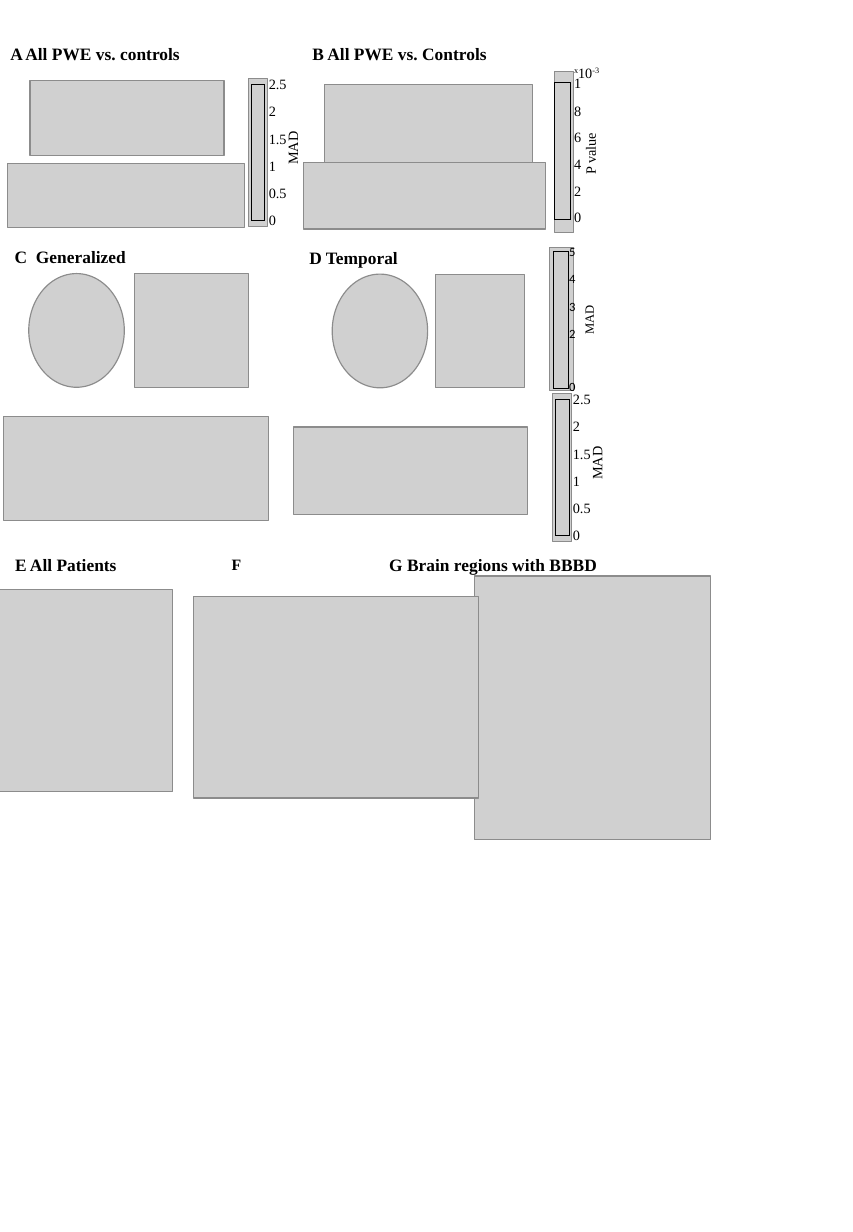
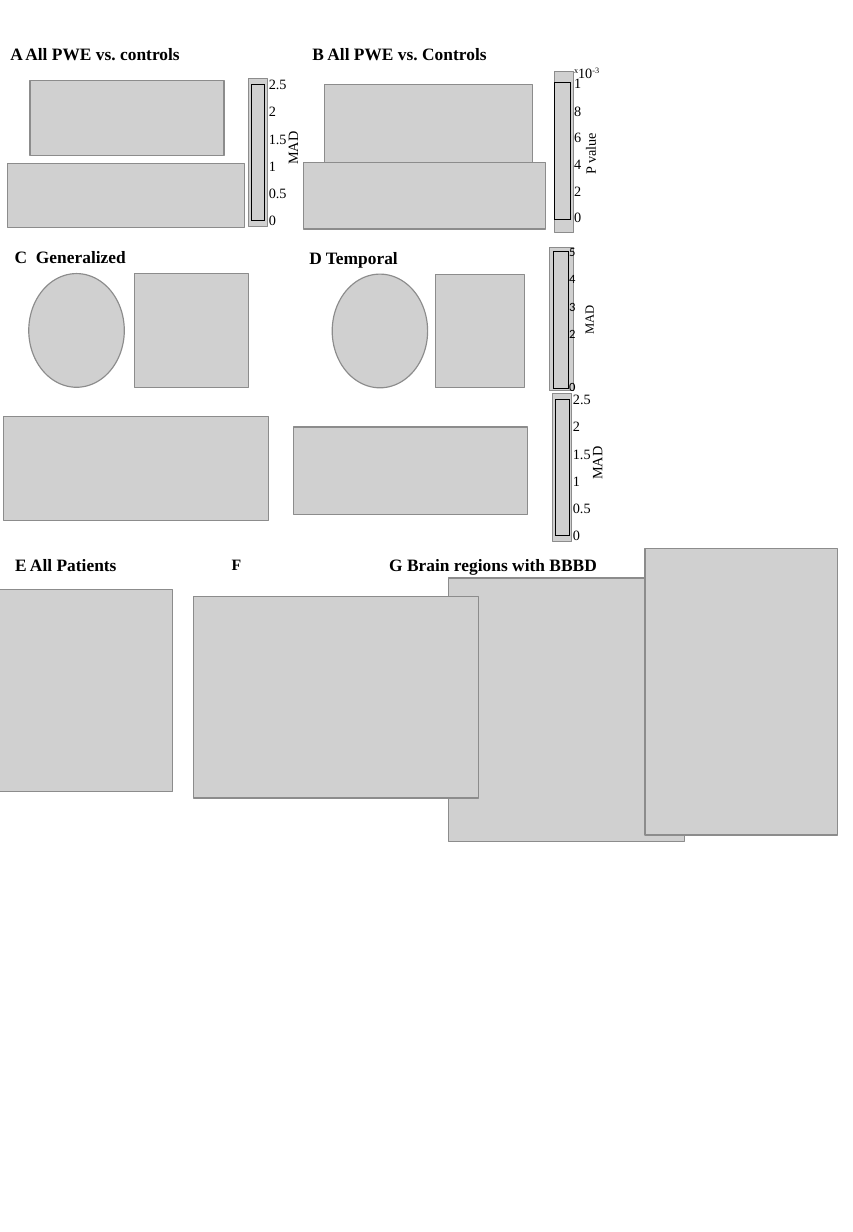
Before and after one commit to nircaf/BBB, a slide deck: slide 2 of prism/Epilepsy-control figures slow nov 18 af.pptx. Drawn at 853x1232 pixels with LibreOffice and Linux fonts; fonts in the diff are those of the drawing; grey boxes stand for pictures. Boxes give left, top, right and bottom in pixels: in the first picture for what was removed or moved away, otherwise in the second. Text is boxed around its words. In the diff, an @@ line names an element or a change of style, - is before the commit and + after.

```diff
--- a/prism/Epilepsy-control figures slow nov 18 af.pptx
+++ b/prism/Epilepsy-control figures slow nov 18 af.pptx
@@ picture added at <box>645,549,837,836</box> @@
@@ picture: place and size @@
-picture at <box>475,575,711,839</box>
+picture at <box>448,578,684,842</box>
```
Also in this commit, not shown: 39 other files.
